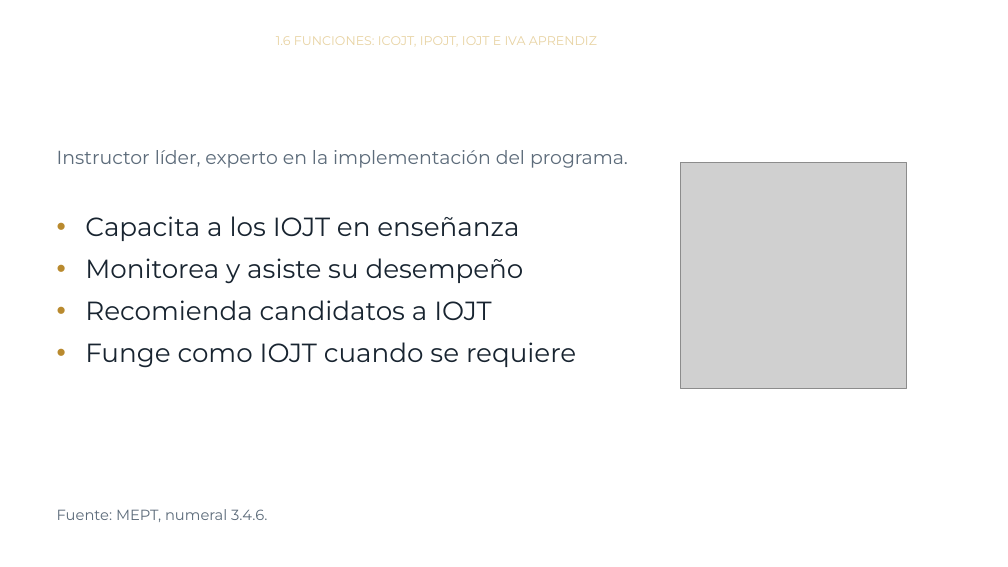
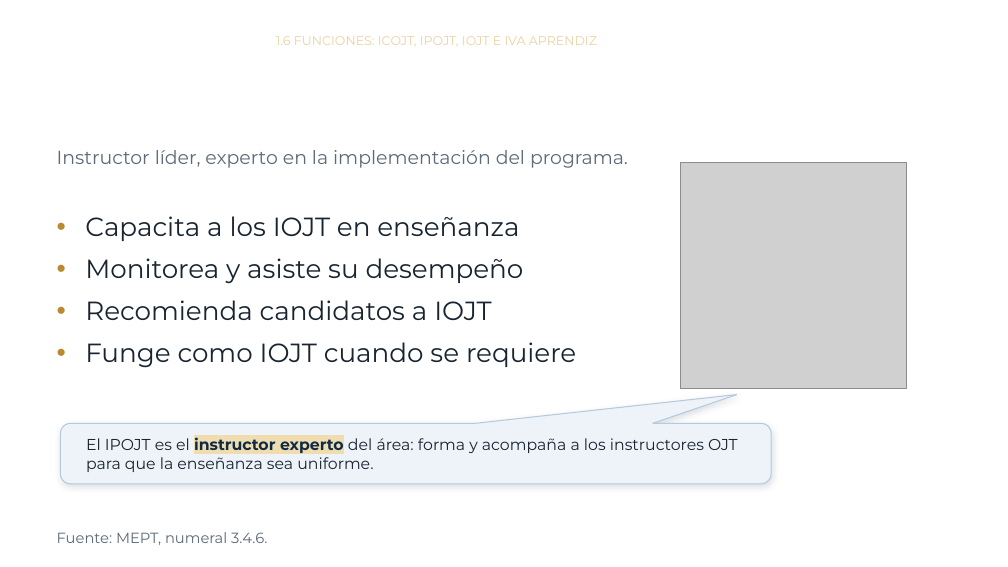
Before and after one commit to jmfigueroah01-creator/Curso-MEPT-OJT, a slide deck: slide 27 of modulo1.pptx. Drawn at 1008x567 pixels with LibreOffice and Linux fonts; fonts in the diff are those of the drawing; grey boxes stand for pictures; background and template pictures are left out. Boxes give left, top, right and bottom in pixels: in the first picture for what was removed or moved away, otherwise in the second. Text is boxed around its words. In the diff, an @@ line names an element or a change of style, - is before the commit and + after.

```diff
--- a/modulo1.pptx
+++ b/modulo1.pptx
@@ rounded speech box added at bbox=[60, 423, 771, 484], fill #EEF3F9, outline #B7C9DD 1 pt, 15 pt, text #182430 @@
+El IPOJT es el instructor experto del área: forma y acompaña a los instructores OJT para que la enseñanza sea uniforme.
@@ text "Fuente: MEPT, numeral 3.4.6.": place and size @@
-text "Fuente: MEPT, numeral 3.4.6." at bbox=[57, 509, 267, 522]
+text "Fuente: MEPT, numeral 3.4.6." at bbox=[57, 532, 267, 545]
```
Also in this commit, not shown: 13 other slides changed, 1 other file.
